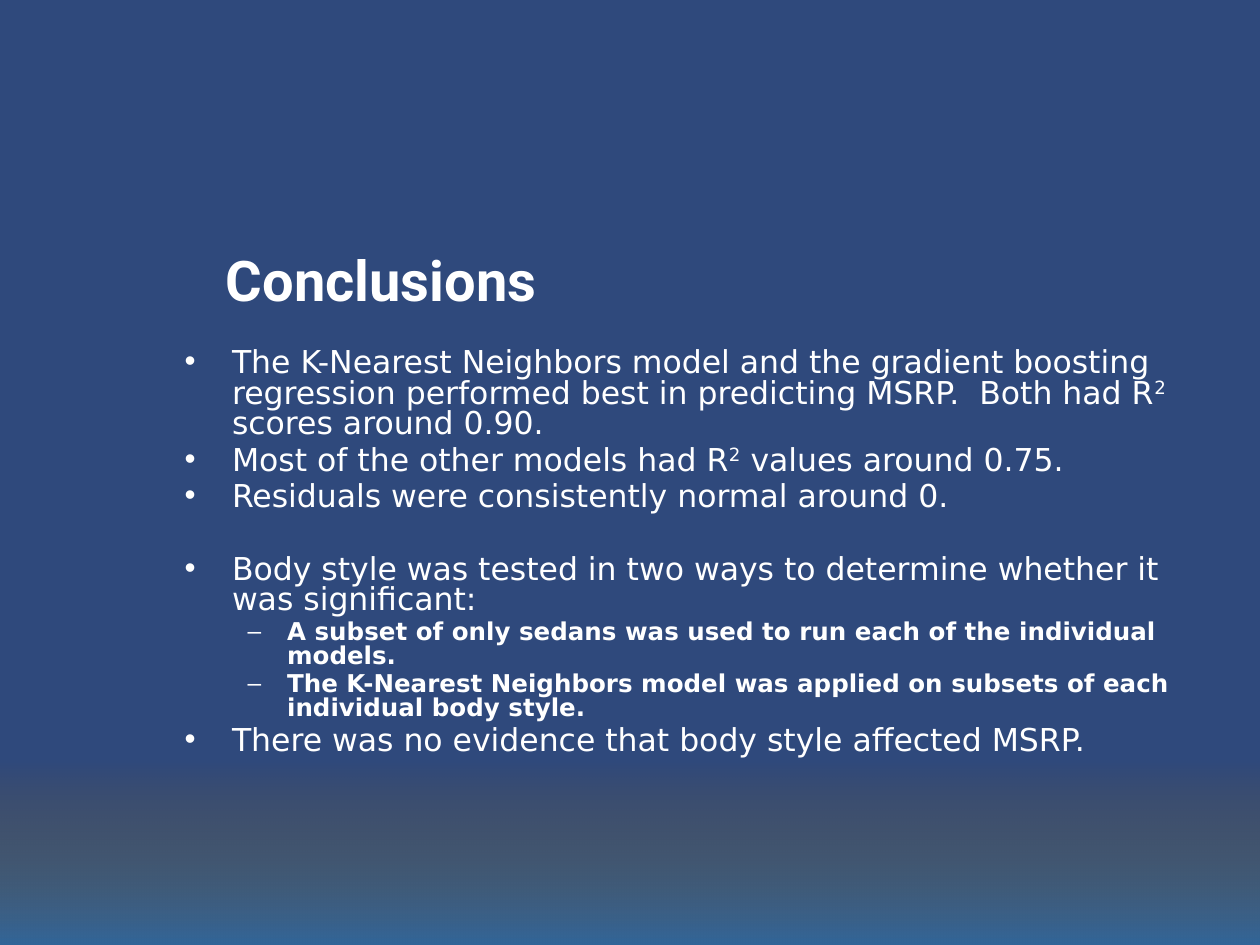
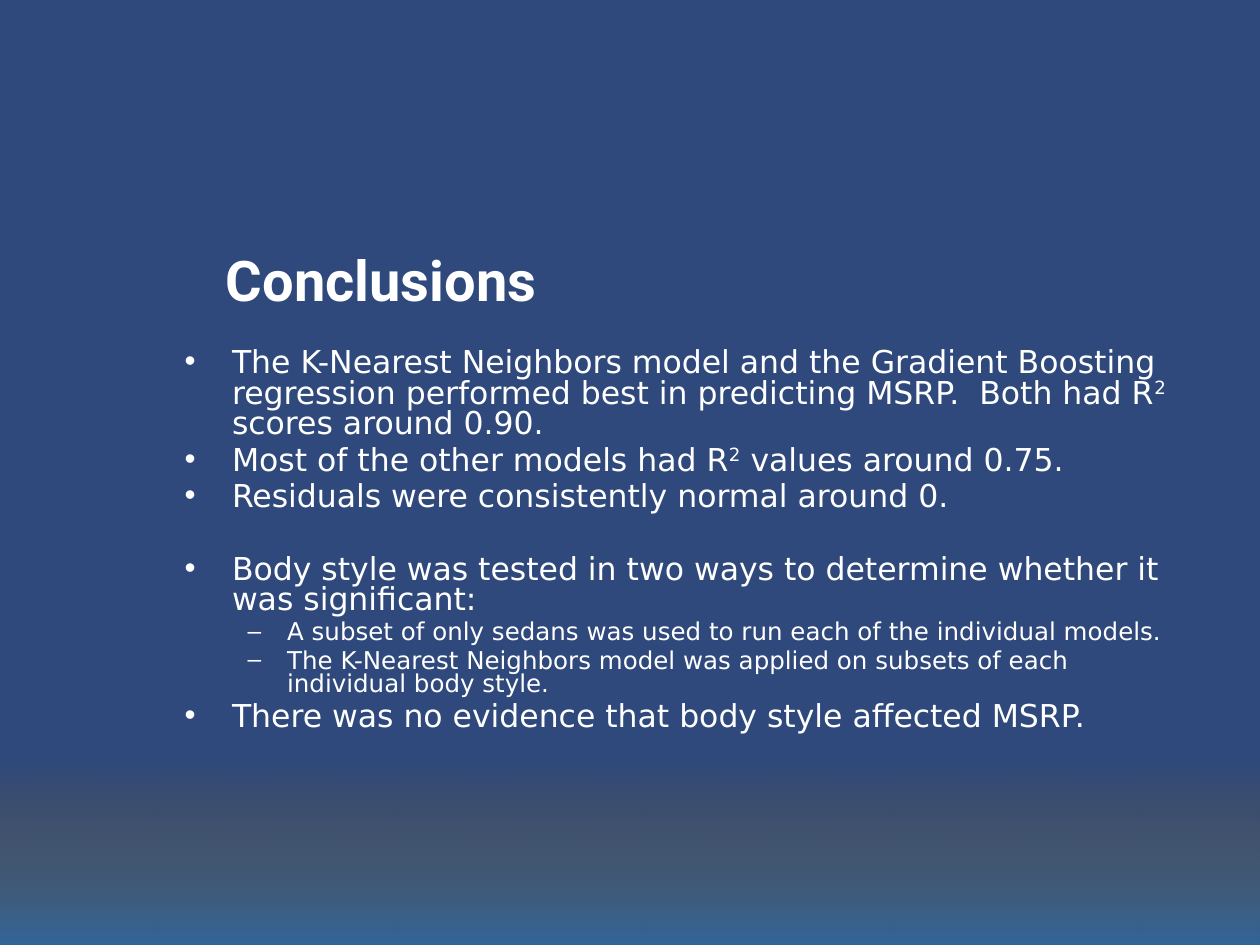
Before and after one commit to yfstafford/Thinkful, a slide deck: slide 27 of Unit 3/Capstone/Unit 3 Capstone Car MSRP.pptx (slide 26 before the commit). Drawn at 1260x945 pixels with LibreOffice and Linux fonts; fonts in the diff are those of the drawing; background and template pictures are left out. Boxes give left, top, right and bottom in pixels: in the first picture for what was removed or moved away, otherwise in the second. Text is boxed around its words. In the diff, an @@ line names an element or a change of style, - is before the commit and + after.

```diff
--- a/Unit 3/Capstone/Unit 3 Capstone Car MSRP.pptx
+++ b/Unit 3/Capstone/Unit 3 Capstone Car MSRP.pptx
@@ text at box(232, 349, 1155, 435): text changed @@
-• The K-Nearest Neighbors model and the gradient boosting regression performed best in predicting MSRP. Both had R2 scores around 0.90.
+• The K-Nearest Neighbors model and the Gradient Boosting regression performed best in predicting MSRP. Both had R2 scores around 0.90.
@@ text at box(287, 621, 1161, 697): bold off in "A subset of only sedans was used ...", "The K-Nearest Neighbors model was applied on ..." @@
```
Also in this commit, not shown: 6 other slides changed, 1 slide added, 1 other file.
